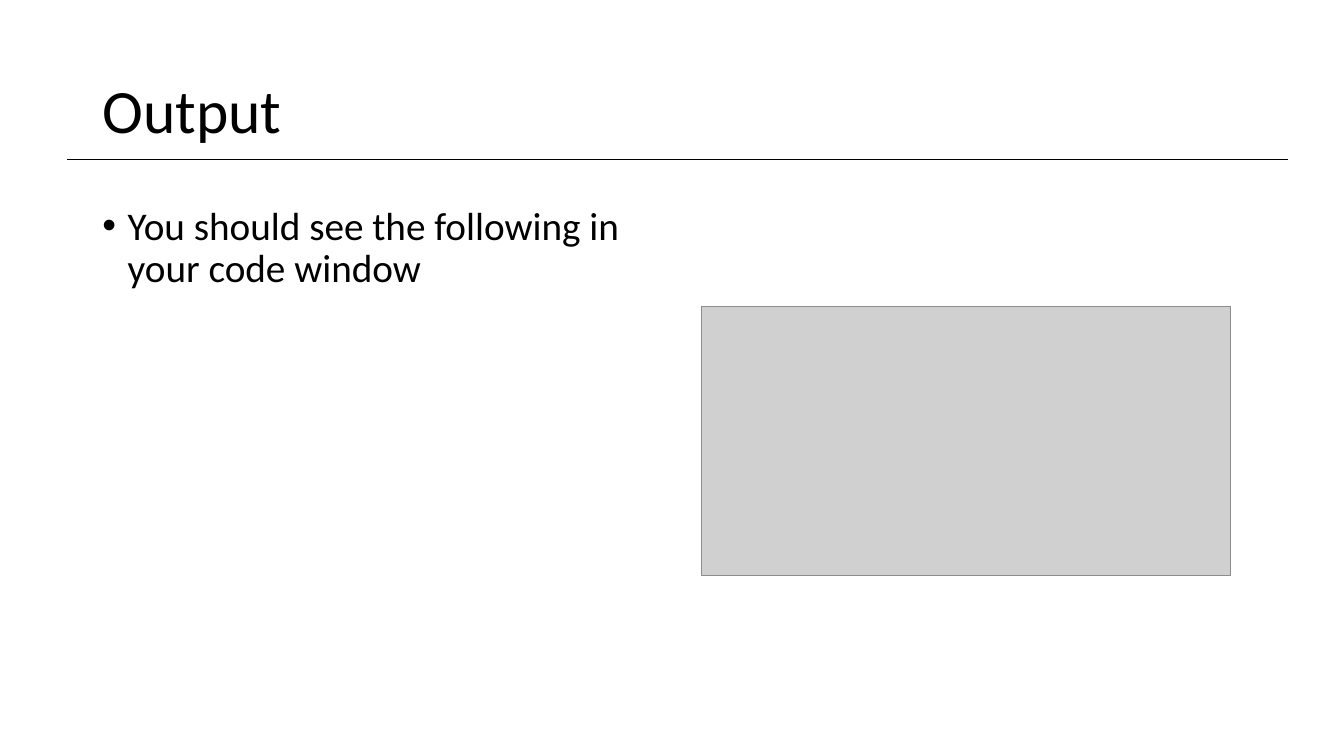
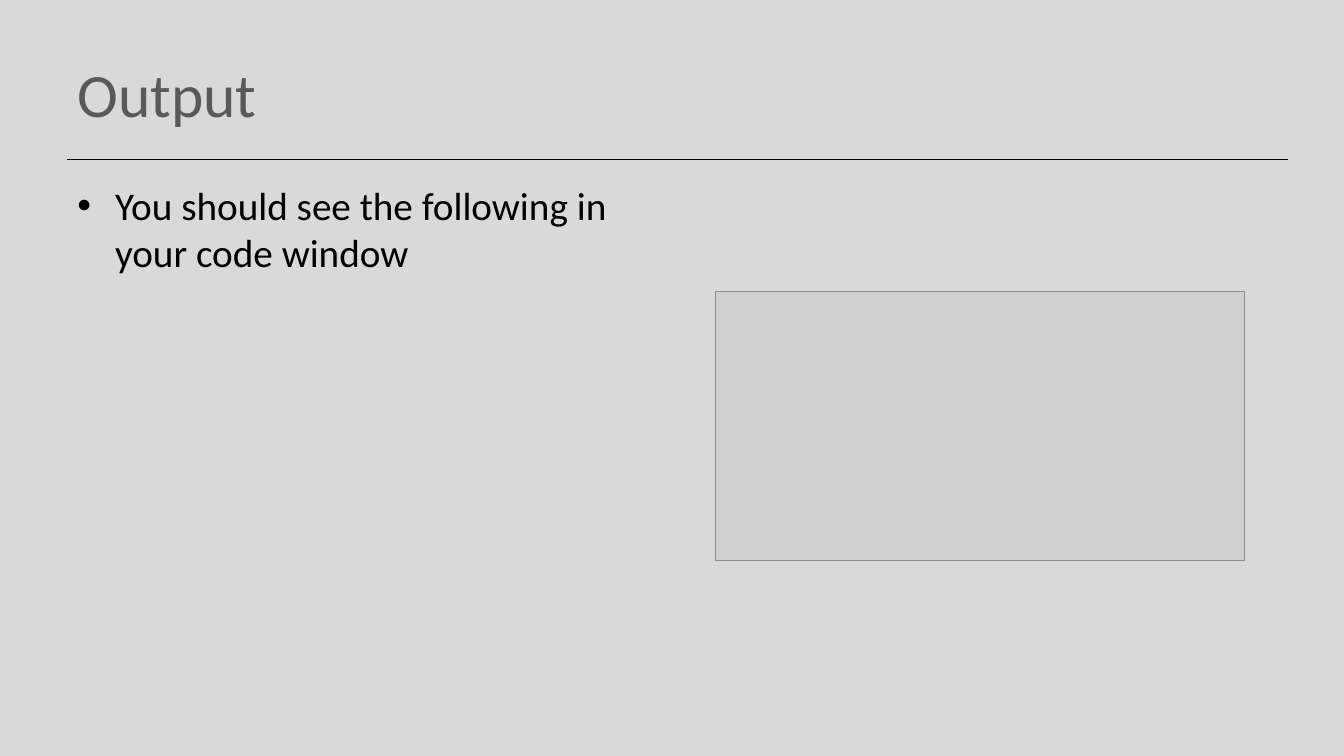
Before and after one commit to Programming-Fundamentals-SETU/prog-fund-1-sept-25, a slide deck: slide 17 of topic01-objects-and-classes/unit-1/talk-1-bluej/getting-started-bluej.pptx. Drawn at 1344x756 pixels with LibreOffice and Linux fonts; fonts in the diff are those of the drawing; grey boxes stand for pictures. Boxes give left, top, right and bottom in pixels: in the first picture for what was removed or moved away, otherwise in the second. Text is boxed around its words. In the diff, an @@ line names an element or a change of style, - is before the commit and + after.

```diff
--- a/topic01-objects-and-classes/unit-1/talk-1-bluej/getting-started-bluej.pptx
+++ b/topic01-objects-and-classes/unit-1/talk-1-bluej/getting-started-bluej.pptx
@@ background #FFFFFF to #D9D9D9 @@
@@ title "Output": place and size @@
-title "Output" at bbox=[102, 93, 281, 143]
+title "Output" at bbox=[77, 77, 256, 127]
@@ title "Output" at bbox=[77, 77, 256, 127]: text colour #000000 to #595959; line spacing 0.9 to 1 @@
@@ text "You should see the following ...": place and size @@
-text "You should see the following ..." at bbox=[128, 212, 619, 289]
+text "You should see the following ..." at bbox=[115, 192, 607, 274]
@@ text "You should see the following ..." at bbox=[115, 192, 607, 274]: indent changed; line spacing 0.9 to 1; less space between paragraphs @@
@@ picture: place and size @@
-picture at bbox=[702, 307, 1231, 576]
+picture at bbox=[716, 291, 1245, 561]
```
Also in this commit, not shown: 17 other slides changed, 13 other files.
